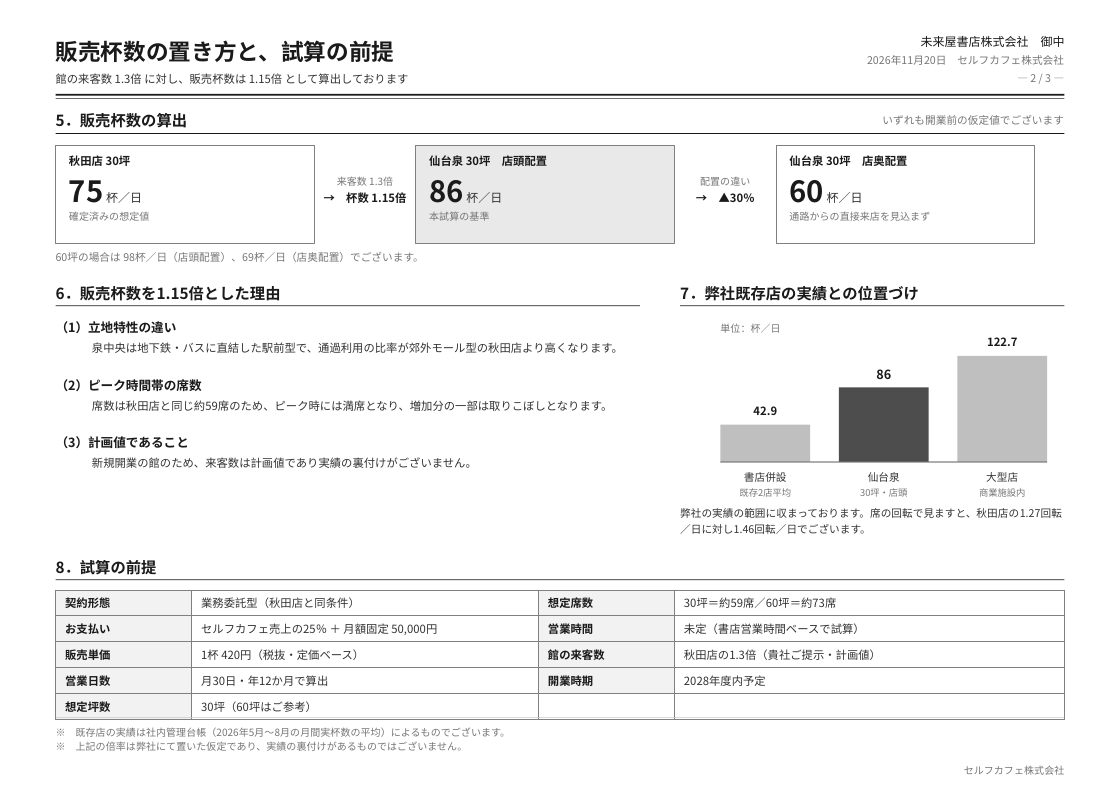
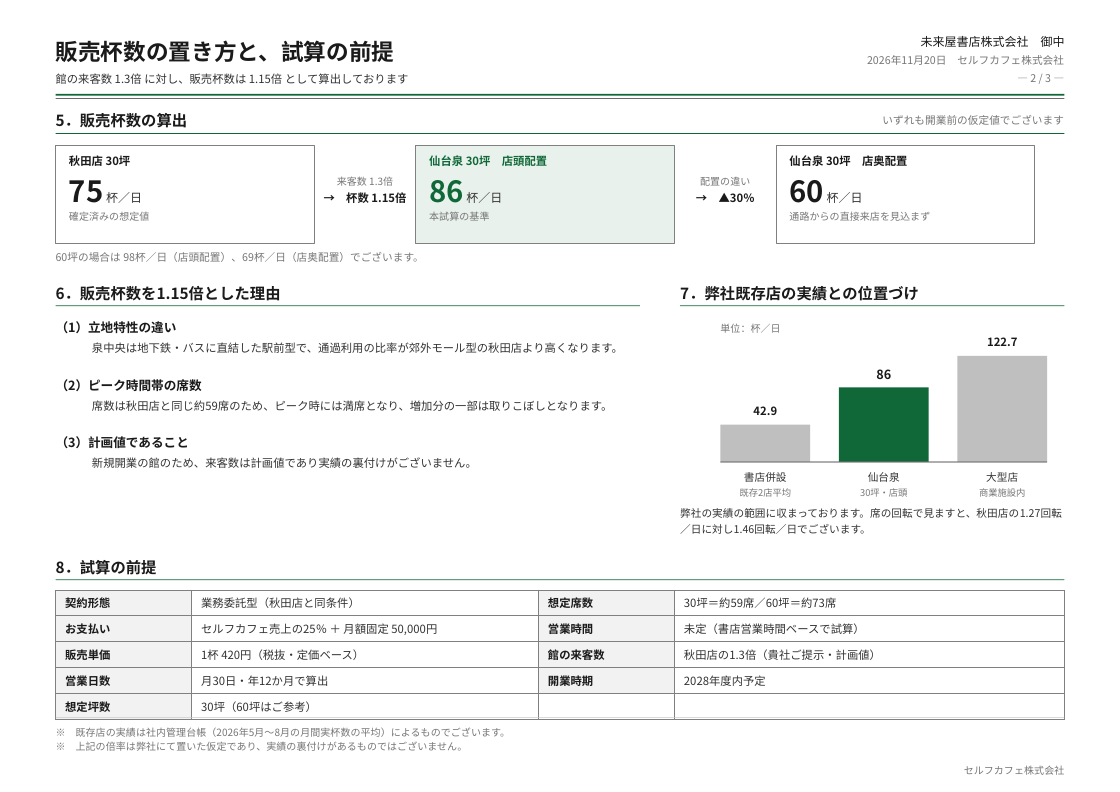
Before and after one commit to a5408071-cmd/suzuki-ceo, a slide deck: slide 2 of selfcafe-sendai-sim/sendai-sim.pptx. Drawn at 1120x792 pixels with LibreOffice and Linux fonts; fonts in the diff are those of the drawing. Boxes give left, top, right and bottom in pixels: in the first picture for what was removed or moved away, otherwise in the second. Text is boxed around its words. In the diff, an @@ line names an element or a change of style, - is before the commit and + after.

```diff
--- a/selfcafe-sendai-sim/sendai-sim.pptx
+++ b/selfcafe-sendai-sim/sendai-sim.pptx
@@ rectangle at [416,146,674,243]: fill #E9E9E9 to #E9F1EC @@
@@ text "仙台泉 30坪 店頭配置" at [429,153,547,168]: text colour #1A1A1A to #106838 @@
@@ text "86 杯／日" at [429,180,502,203]: text colour #1A1A1A to #106838 in "86" @@
@@ rectangle at [839,388,929,462]: fill #4D4D4D to #106838 @@
@@ fill #1A1A1A to #106838 in 5 elements at [56,94,1064,96], [56,133,1064,134], [56,306,640,307], [680,306,1064,307], [56,580,1064,581] @@
```
Also in this commit, not shown: 2 other slides changed, 4 other files.
